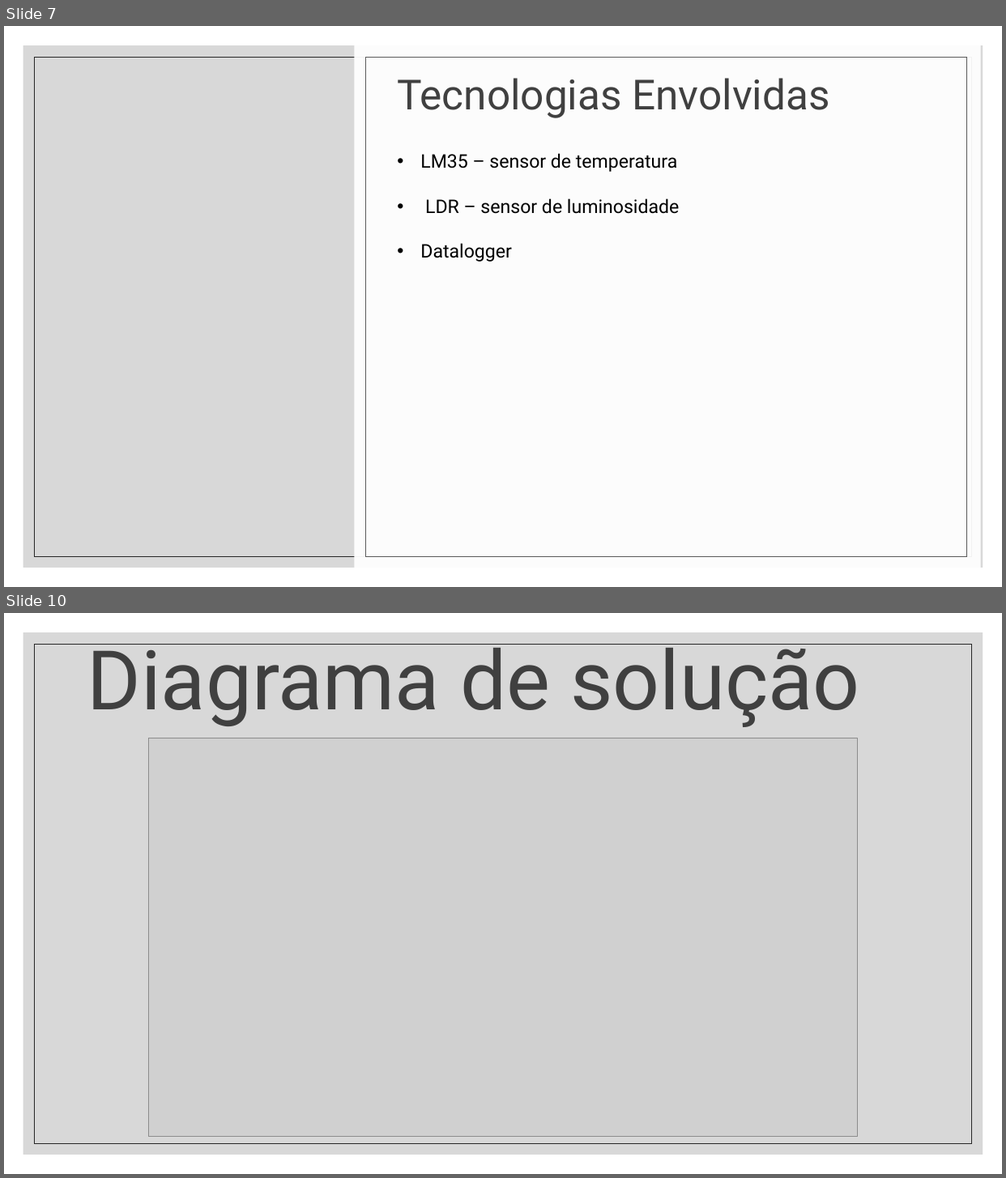
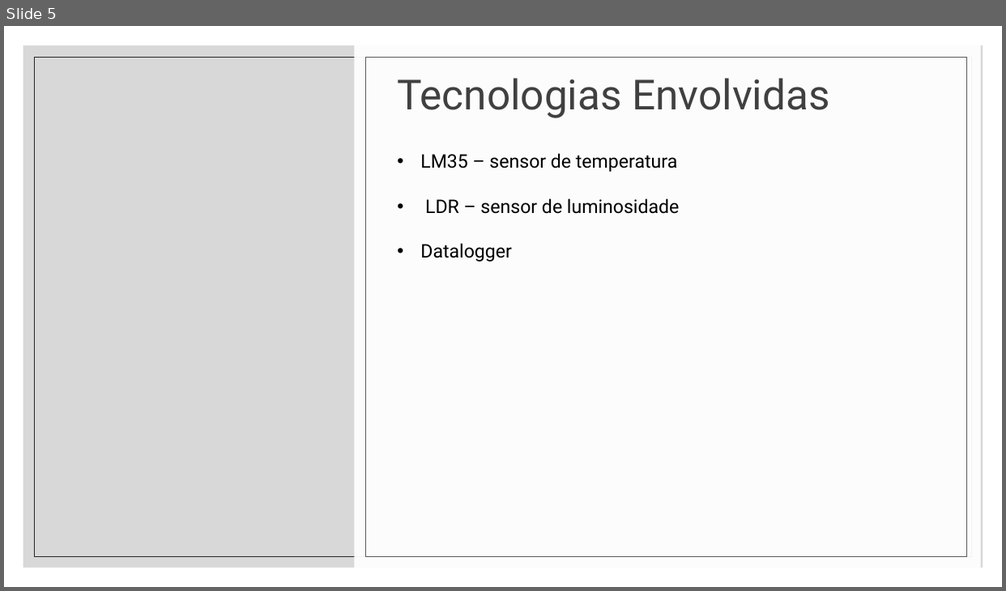
Before and after one commit to Roberto-Gomes-hub/-GroonTec, a slide deck: apresentacao/contextualizacao.pptx. Shown one above the other, each under a label of ours: slides 7 and 10 before the commit, slide 5 after it; the slides between them are not shown. The pictures are 1006x1178 and 1006x591 pixels, drawn with LibreOffice and Linux fonts; fonts in the diff are those of the drawing; grey boxes stand for pictures; background and template pictures are left out. Boxes give left, top, right and bottom in pixels: in the first picture for what was removed or moved away, otherwise in the second. Text is boxed around its words. In the diff, an @@ line names an element or a change of style, - is before the commit and + after.

```diff
--- a/apresentacao/contextualizacao.pptx
+++ b/apresentacao/contextualizacao.pptx
@@ slide 10 removed at box(4, 613, 1002, 1174), background #FFFFFF; not listed: 2 template elements that a slide beside it also shows @@
@@ title removed at box(87, 644, 859, 727) @@
-Diagrama de solução
@@ picture removed at box(148, 738, 859, 1137) @@
@@ what was slide 7 is now slide 5 @@
```
Also in this commit, not shown: 1 slide changed, 1 slide added, 5 other slides removed, 3 other files.
